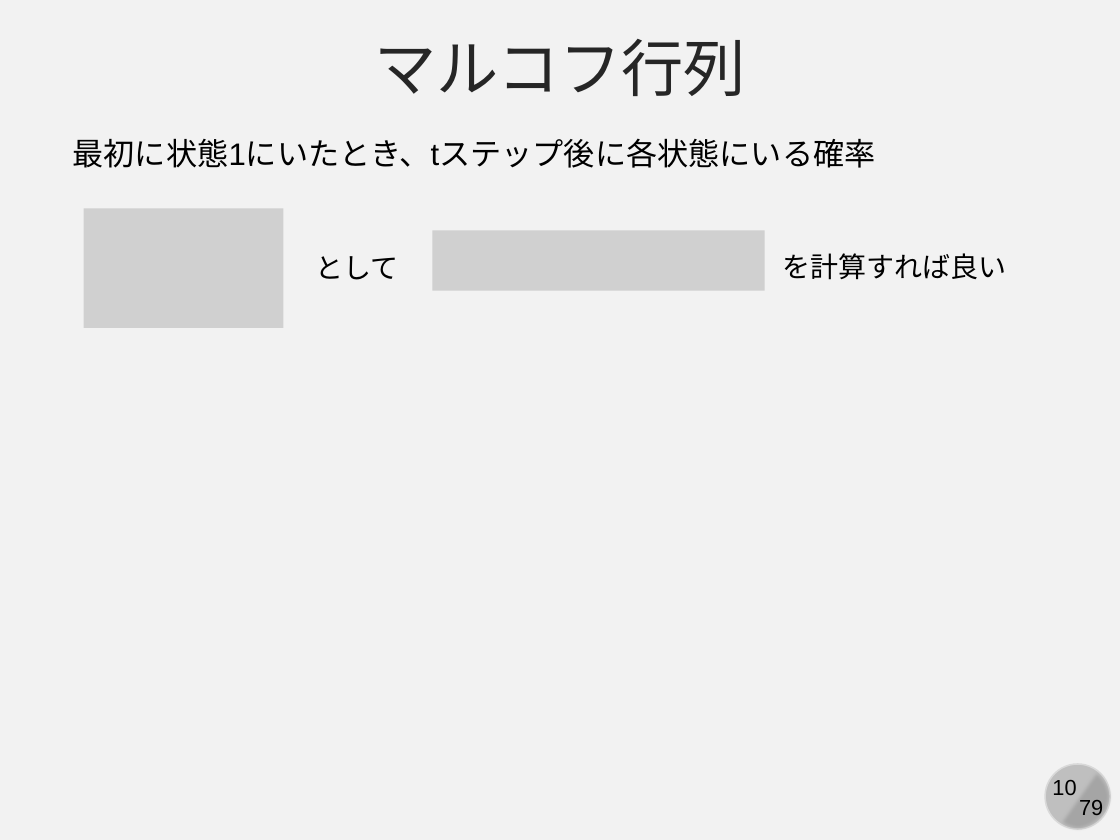
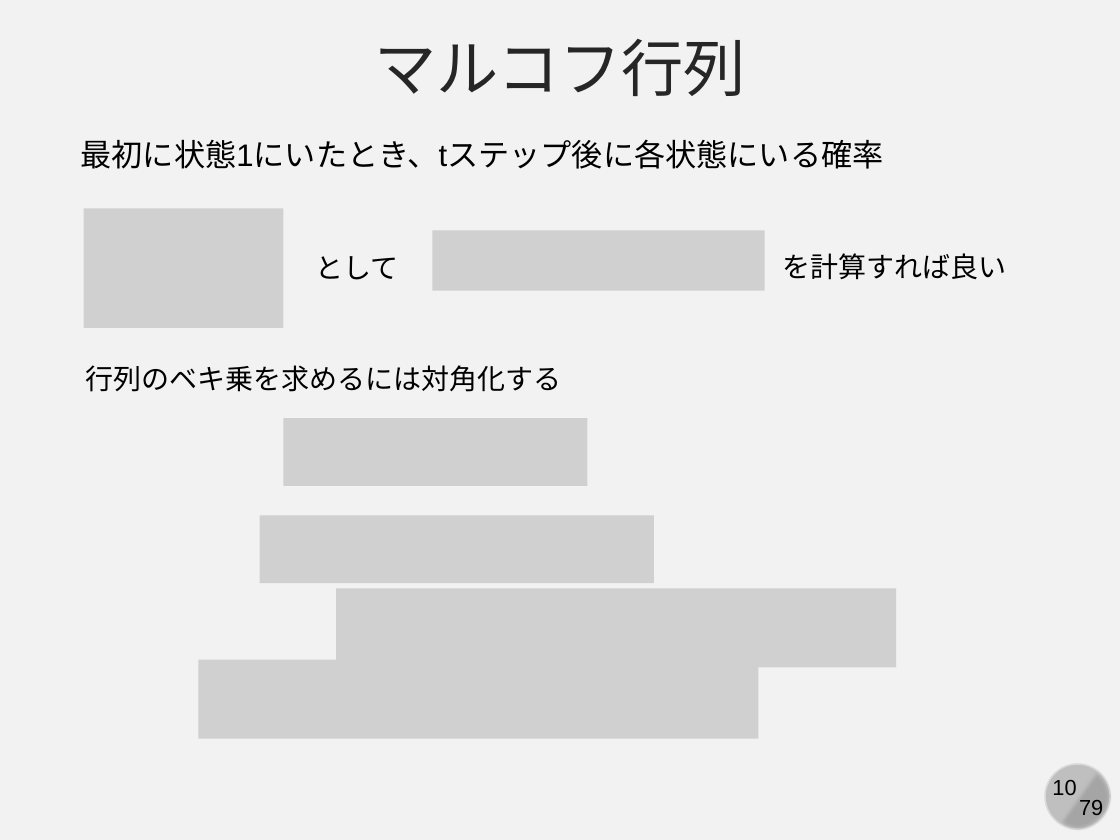
Before and after one commit to kaityo256/simulation_engineering, a slide deck: slide 10 of markov_chain/markov.pptx. Drawn at 1120x840 pixels with LibreOffice and Linux fonts; fonts in the diff are those of the drawing; grey boxes stand for pictures. Boxes give left, top, right and bottom in pixels: in the first picture for what was removed or moved away, otherwise in the second. Text is boxed around its words. In the diff, an @@ line names an element or a change of style, - is before the commit and + after.

```diff
--- a/markov_chain/markov.pptx
+++ b/markov_chain/markov.pptx
@@ text "最初に状態1にいたとき、tステップ後に各状態にいる確率": place and size @@
-text "最初に状態1にいたとき、tステップ後に各状態にいる確率" at box(73, 138, 876, 168)
+text "最初に状態1にいたとき、tステップ後に各状態にいる確率" at box(81, 139, 884, 169)
@@ text added at box(86, 365, 562, 392), 18 pt, text #000000 @@
+行列のベキ乗を求めるには対角化する
@@ picture added at box(283, 418, 587, 486) @@
@@ picture added at box(260, 515, 654, 584) @@
@@ picture added at box(336, 588, 896, 668) @@
@@ picture added at box(198, 660, 758, 739) @@
```
Also in this commit, not shown: 2 other slides changed, 6 slides added.
